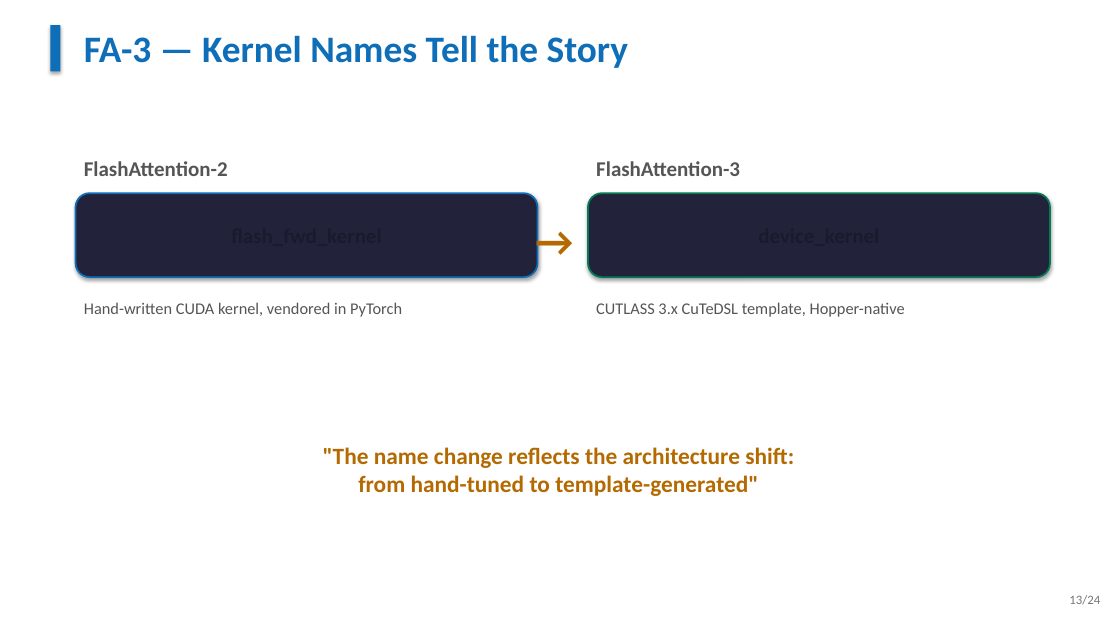
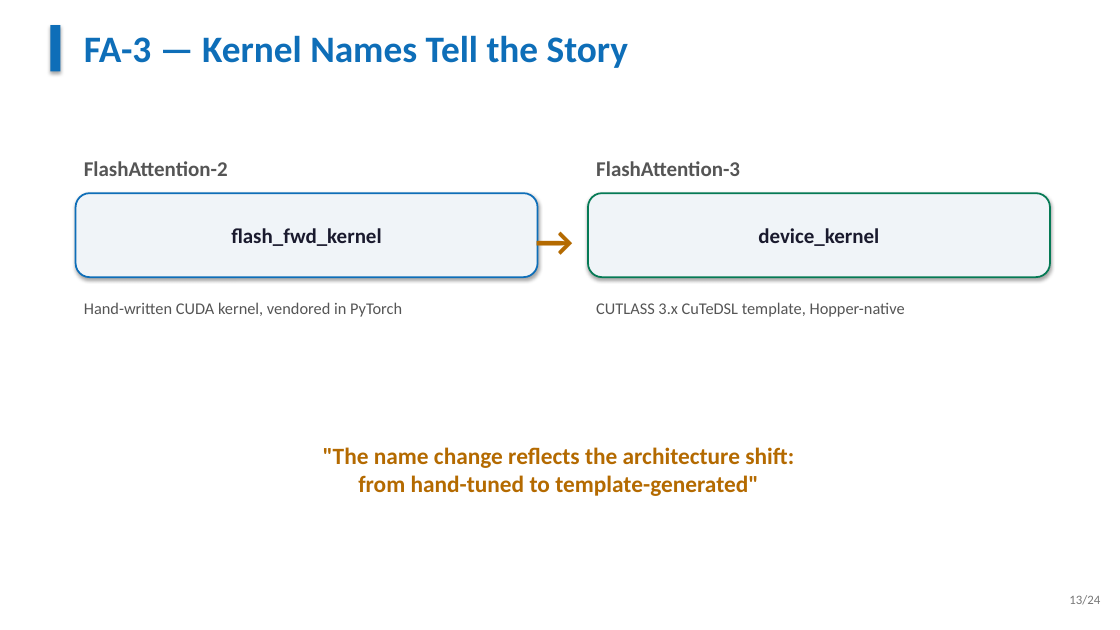
Before and after one commit to XAheli/torch-profiler, a slide deck: slide 13 of slides.pptx. Drawn at 1120x630 pixels with LibreOffice and Linux fonts; fonts in the diff are those of the drawing. Boxes give left, top, right and bottom in pixels: in the first picture for what was removed or moved away, otherwise in the second. Text is boxed around its words. In the diff, an @@ line names an element or a change of style, - is before the commit and + after.

```diff
--- a/slides.pptx
+++ b/slides.pptx
@@ rounded rectangle "flash_fwd_kernel" at [76,193,538,277]: fill #22223A to #F0F4F8 @@
@@ rounded rectangle "device_kernel" at [588,193,1050,277]: fill #22223A to #F0F4F8 @@
@@ text in rounded rectangle at [231,228,381,246]: text added @@
+flash_fwd_kernel
@@ text in rounded rectangle at [758,228,879,246]: text added @@
+device_kernel
```
Also in this commit, not shown: 14 other slides changed, 1 other file.
